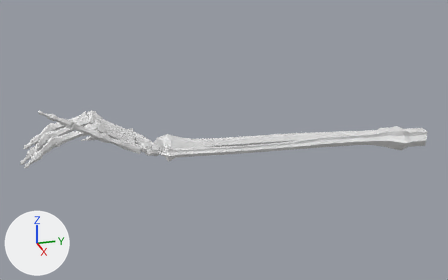
The Blender file skeleton hand/skeleton hand trail 2.blend as it was, and as the next commit left it.
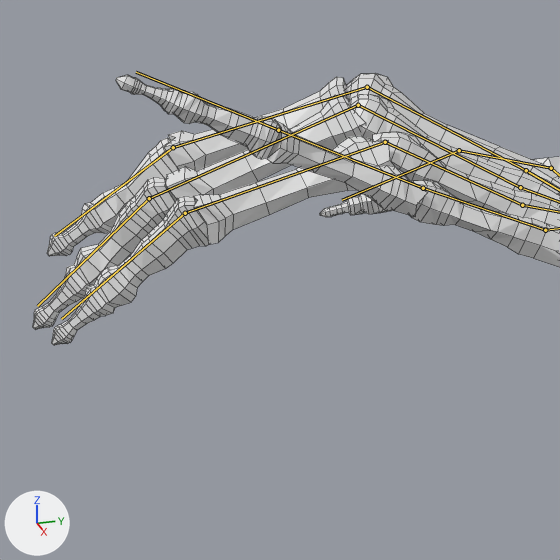
Each version appears first whole from a 50 mm lens placed at (14.16, -5.4, 7.11), pointed at (-0.08, -1.35, 1.68), and next in a close-up on the part from 3% to 29% of the width and 34% to 76% of the height. Arrows for +X, +Y and +Z are at lower left; the lights stay in place. Both versions are drawn at frame 1 of the action 'Impatient Tap'; the numbers are the values there. The bones that bend it are drawn over the model as lines in the close-ups. The close-ups show mesh edges as thin lines. Materials are left out; every surface is plain grey.

In view in the first close-up: 'skeleton hand'.
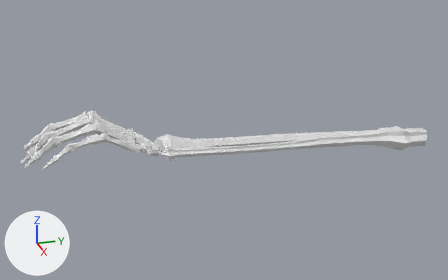
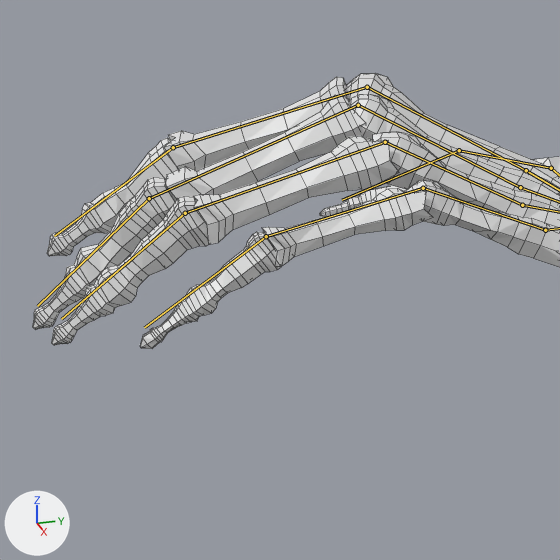
What differs and where, as boxes [x1, y1, x2, y2] in the close-ups (560 x 560 px):
'skeleton hand', posed: before [33, 73, 560, 345]; after [33, 73, 560, 349]
bone 'Bone.019', root to tip: before (423, 188) to (278, 130); after (423, 188) to (266, 236)
bone 'Bone.020', root to tip: before (278, 130) to (136, 72); after (266, 236) to (144, 327)

The change, as a list of edits to the scene's bpy script:
```text
Change bone_bone_019:
    where bone_bone_019 = bpy.data.objects['Armature'].pose.bones['Bone.019']  # child of 'Bone.018'
    bone_bone_019.location: (0.0, 0.0, 0.0) -> (0.02, 0.09, -0.04)
    bone_bone_019.rotation_quaternion: (1.0, 0.0, 0.0, 0.0) -> (0.922, -0.336, 0.056, -0.011)  # degrees (0, 0, 0) -> degrees (-40, 6, -3)
Change bone_bone_020:
    where bone_bone_020 = bpy.data.objects['Armature'].pose.bones['Bone.020']  # child of 'Bone.019'
    bone_bone_020.rotation_quaternion: (0.998, -0.042, 0.038, 0.009) -> (0.991, 0.127, 0.032, 0.022)  # degrees (-5, 4, 1) -> degrees (15, 3, 3)
```
